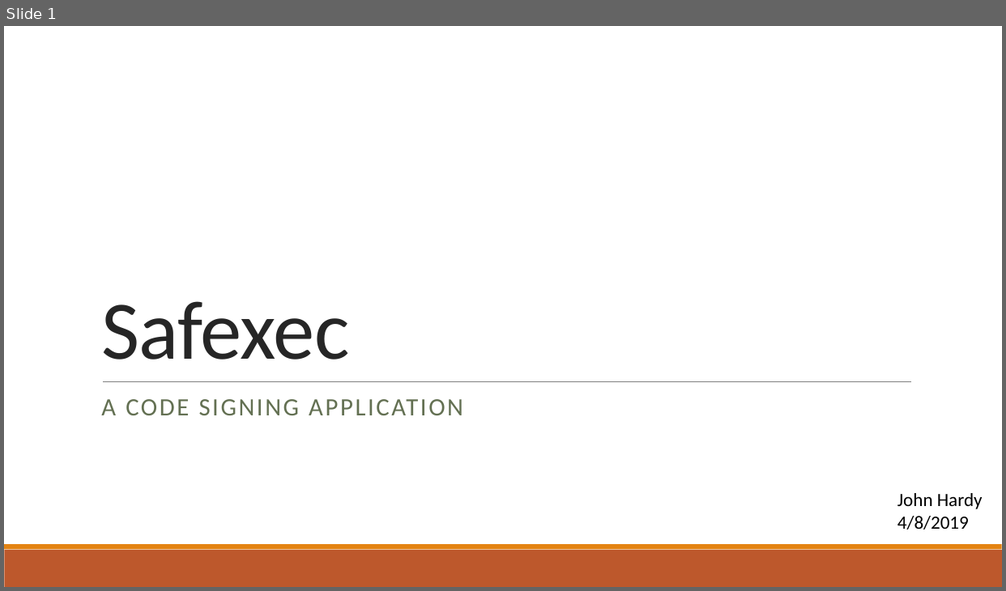
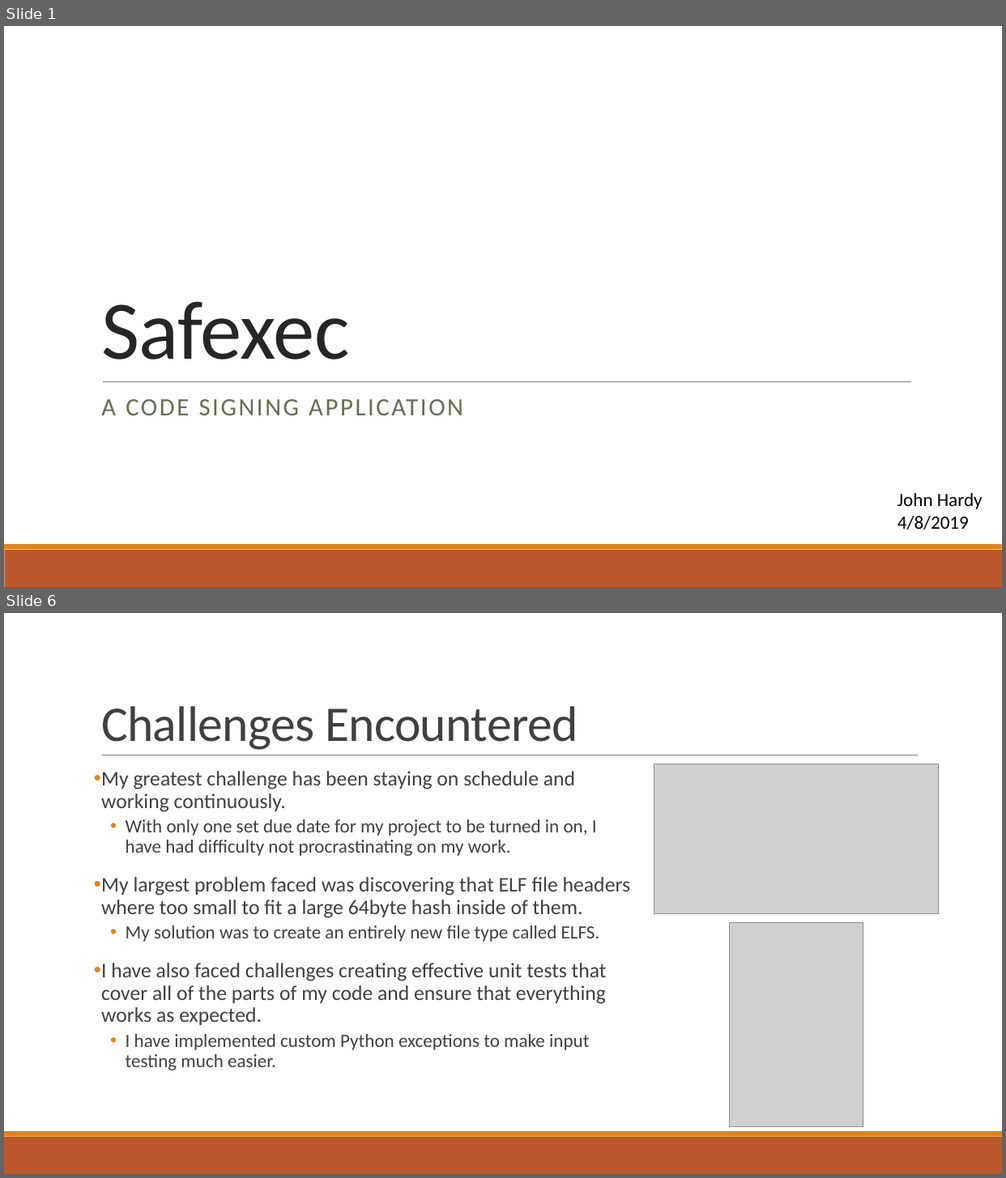
Before and after one commit to JohnHardy5/Safexec, a slide deck: Documents/Final Presentation.pptx. Shown one above the other, each under a label of ours: slide 1 before the commit, slides 1 and 6 after it; the slides between them are not shown. The pictures are 1006x591 and 1006x1178 pixels, drawn with LibreOffice and Linux fonts; fonts in the diff are those of the drawing; grey boxes stand for pictures. Boxes give left, top, right and bottom in pixels: in the first picture for what was removed or moved away, otherwise in the second. Text is boxed around its words. In the diff, an @@ line names an element or a change of style, - is before the commit and + after.

```diff
--- a/Documents/Final Presentation.pptx
+++ b/Documents/Final Presentation.pptx
@@ slide 6 added at bbox=[4, 613, 1002, 1174], background #FFFFFF; not listed: 2 template elements that a slide beside it also shows @@
@@ title added at bbox=[101, 706, 577, 750], 48 pt, text #404040 @@
+Challenges Encountered
@@ line added from (102, 756) to (918, 756), #808080 0.5 pt @@
@@ text added at bbox=[101, 771, 630, 1071], 20 pt, text #404040 @@
+• My greatest challenge has been staying on schedule and working continuously.
+  • With only one set due date for my project to be turned in on, I have had difficulty not procrastinating on my work.
+• My largest problem faced was discovering that ELF file headers where too small to fit a large 64byte hash inside of them.
+  • My solution was to create an entirely new file type called ELFS.
+• I have also faced challenges creating effective unit tests that cover all of the parts of my code and ensure that everything works as expected.
+  • I have implemented custom Python exceptions to make input testing much easier.
@@ picture added at bbox=[654, 764, 939, 914] @@
@@ picture added at bbox=[730, 923, 863, 1127] @@
```
Also in this commit, not shown: 4 slides changed, 2 other slides added, 2 slides removed, 4 other files.
